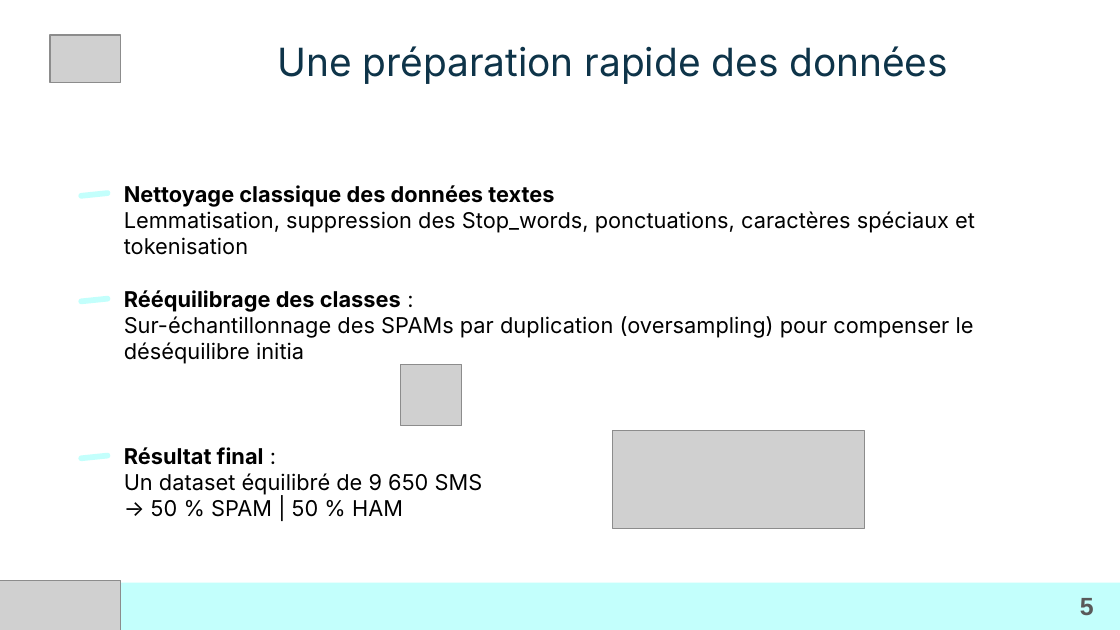
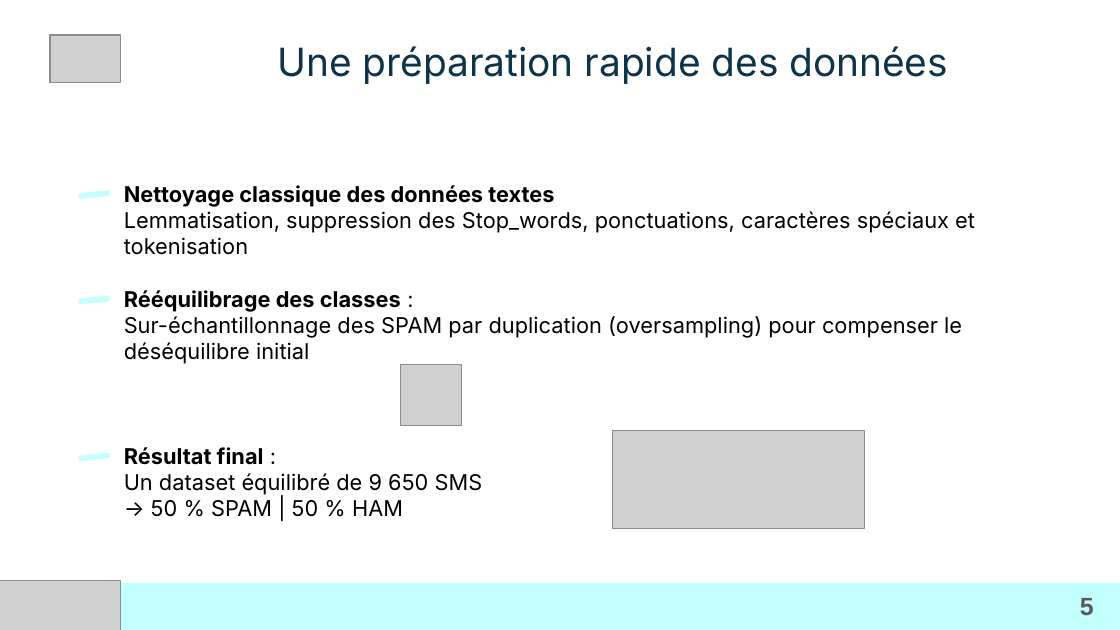
Before and after one commit to LoicV17/LoicValentini_Jedha_Certifications, a slide deck: slide 5 of CDSD_Concepteur_Developpeur_Sciences_Donnees/Presentations_certification/ppt_versions/Bloc4_CDSD_Loic_Valentini.pptx. Drawn at 1120x630 pixels with LibreOffice and Linux fonts; fonts in the diff are those of the drawing; grey boxes stand for pictures; background and template pictures are left out. Boxes give left, top, right and bottom in pixels: in the first picture for what was removed or moved away, otherwise in the second. Text is boxed around its words. In the diff, an @@ line names an element or a change of style, - is before the commit and + after.

```diff
--- a/CDSD_Concepteur_Developpeur_Sciences_Donnees/Presentations_certification/ppt_versions/Bloc4_CDSD_Loic_Valentini.pptx
+++ b/CDSD_Concepteur_Developpeur_Sciences_Donnees/Presentations_certification/ppt_versions/Bloc4_CDSD_Loic_Valentini.pptx
@@ title at bbox=[124, 185, 975, 517]: text changed @@
-Nettoyage classique des données textes
-Lemmatisation, suppression des Stop_words, ponctuations, caractères spéciaux et tokenisation
-Rééquilibrage des classes :
-Sur-échantillonnage des SPAMs par duplication (oversampling) pour compenser le déséquilibre initia
-Résultat final :
-Un dataset équilibré de 9 650 SMS
-→ 50 % SPAM | 50 % HAM
+Nettoyage classique des données textes
+Lemmatisation, suppression des Stop_words, ponctuations, caractères spéciaux et tokenisation
+Rééquilibrage des classes :
+Sur-échantillonnage des SPAM par duplication (oversampling) pour compenser le déséquilibre initial
+Résultat final :
+Un dataset équilibré de 9 650 SMS
+→ 50 % SPAM | 50 % HAM
```
Also in this commit, not shown: 2 other slides changed, 5 other files.
